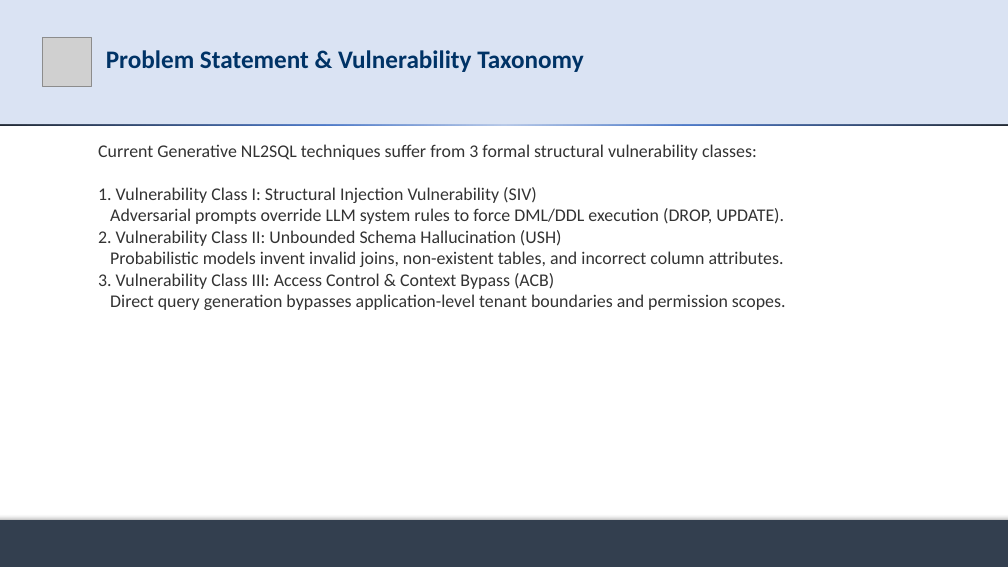
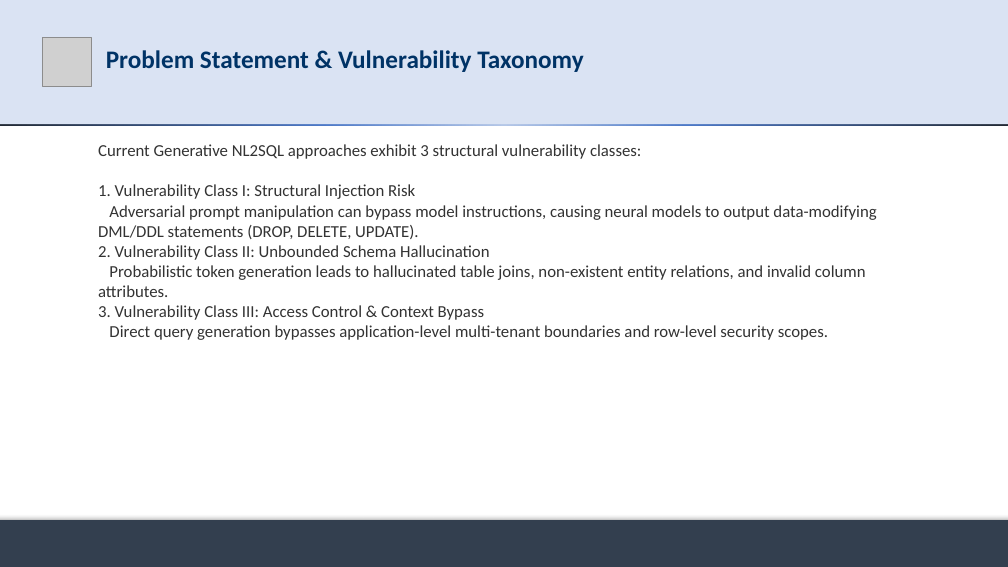
Before and after one commit to md-riaz/AEGIS-Research, a slide deck: slide 3 of docs/scripts/Md_Riaz_Mid_Defense_Final_0322310105101024.pptx (slide 4 before the commit). Drawn at 1008x567 pixels with LibreOffice and Linux fonts; fonts in the diff are those of the drawing; grey boxes stand for pictures. Boxes give left, top, right and bottom in pixels: in the first picture for what was removed or moved away, otherwise in the second. Text is boxed around its words. In the diff, an @@ line names an element or a change of style, - is before the commit and + after.

```diff
--- a/docs/scripts/Md_Riaz_Mid_Defense_Final_0322310105101024.pptx
+++ b/docs/scripts/Md_Riaz_Mid_Defense_Final_0322310105101024.pptx
@@ text at box(98, 144, 876, 340): text changed; size 17 to 16 pt @@
-Current Generative NL2SQL techniques suffer from 3 formal structural vulnerability classes:
-1. Vulnerability Class I: Structural Injection Vulnerability (SIV)
-Adversarial prompts override LLM system rules to force DML/DDL execution (DROP, UPDATE).
-2. Vulnerability Class II: Unbounded Schema Hallucination (USH)
-Probabilistic models invent invalid joins, non-existent tables, and incorrect column attributes.
-3. Vulnerability Class III: Access Control & Context Bypass (ACB)
-Direct query generation bypasses application-level tenant boundaries and permission scopes.
+Current Generative NL2SQL approaches exhibit 3 structural vulnerability classes:
+1. Vulnerability Class I: Structural Injection Risk
+Adversarial prompt manipulation can bypass model instructions, causing neural models to output data-modifying DML/DDL statements (DROP, DELETE, UPDATE).
+2. Vulnerability Class II: Unbounded Schema Hallucination
+Probabilistic token generation leads to hallucinated table joins, non-existent entity relations, and invalid column attributes.
+3. Vulnerability Class III: Access Control & Context Bypass
+Direct query generation bypasses application-level multi-tenant boundaries and row-level security scopes.
```
Also in this commit, not shown: 12 other slides changed, 4 slides added, 4 slides removed, 19 other files.
